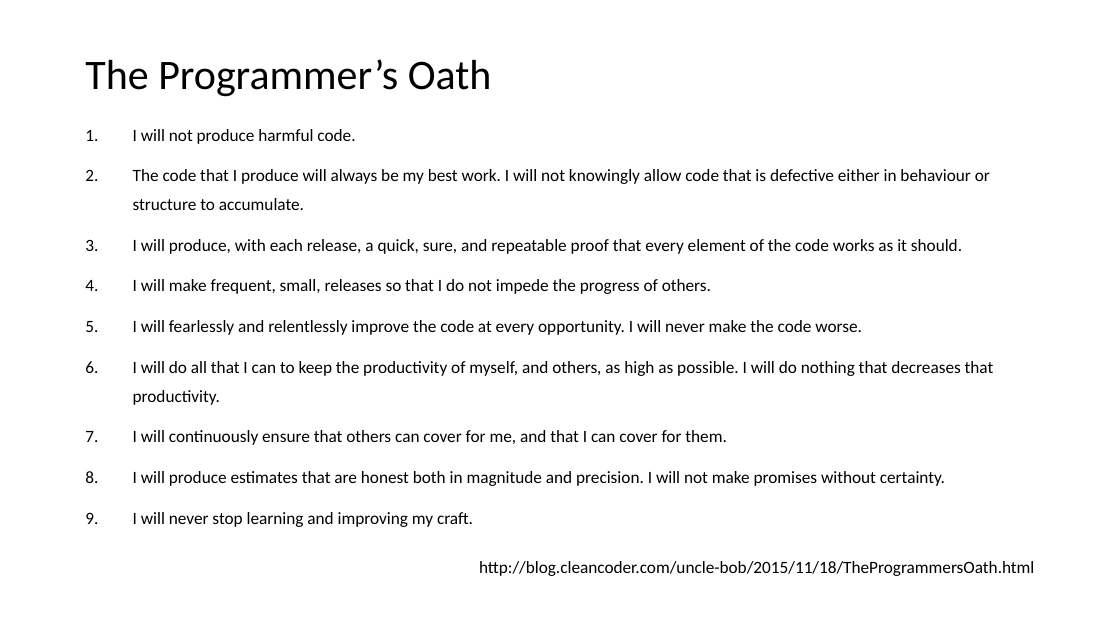
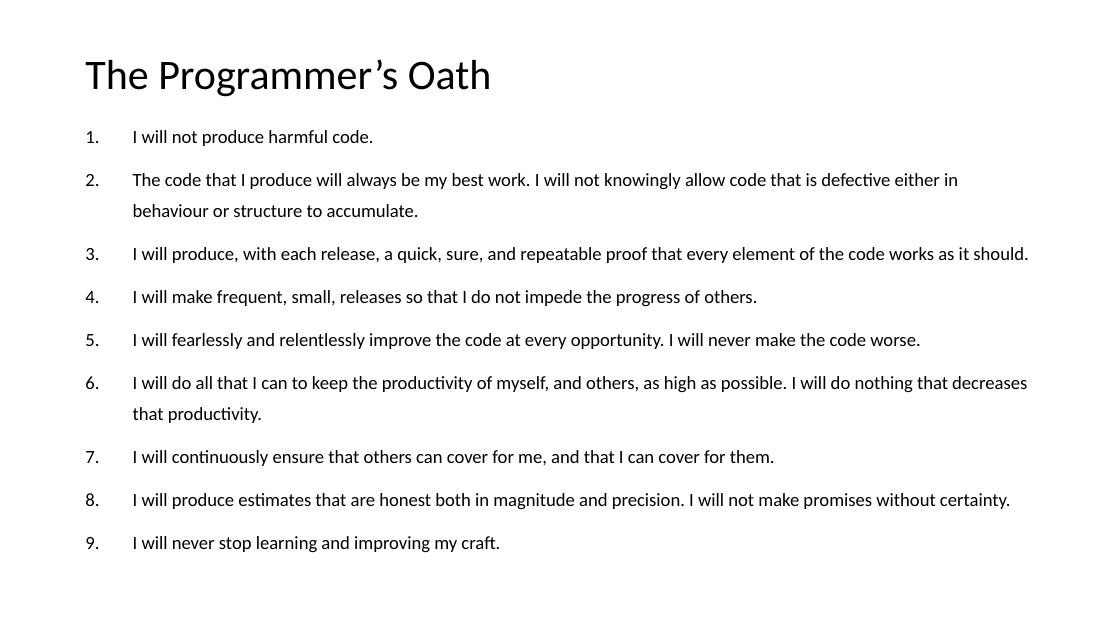
Before and after one commit to docljn/phpunit-or-prophecy-for-mocks, a slide deck: slide 8 of Creating Unit Test Mocks - PHPUnit or Prophecy.odp. Drawn at 1120x630 pixels with LibreOffice and Linux fonts; fonts in the diff are those of the drawing. Boxes give left, top, right and bottom in pixels: in the first picture for what was removed or moved away, otherwise in the second. Text is boxed around its words. In the diff, an @@ line names an element or a change of style, - is before the commit and + after.

```diff
--- a/Creating Unit Test Mocks - PHPUnit or Prophecy.odp
+++ b/Creating Unit Test Mocks - PHPUnit or Prophecy.odp
@@ text "I will not produce harmful ..." at bbox=[133, 130, 1028, 553]: size 14.8 to 16 pt @@
@@ text at bbox=[479, 561, 1034, 576]: paragraph removed @@
-http://blog.cleancoder.com/uncle-bob/2015/11/18/TheProgrammersOath.html
```
Also in this commit, not shown: 2 other slides changed, 1 slide added.
